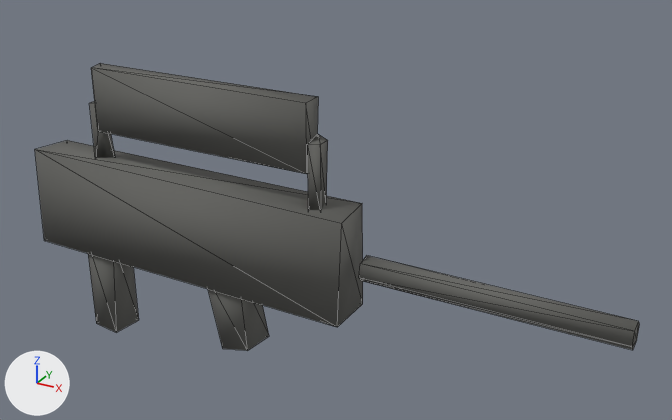
Two versions of the glTF model assets/models/weapons/weapon_rifle_fr.lod2.glb, one commit apart.
Both versions are drawn from a camera (50 mm lens) standing at (0.678, -0.913, 0.526) and looking at (0.155, 0.039, 0.05). Arrows for +X, +Y and +Z are at lower left; the lights stay in place. The first picture is the older version. Mesh edges are drawn as thin lines.
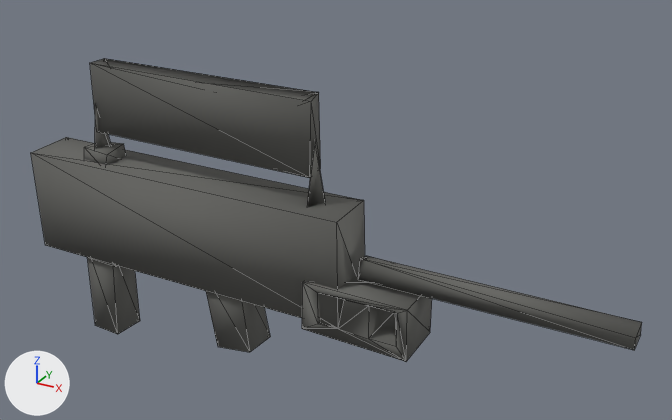
What changed in the scene script:
```text
Change me_mesh_0:
    used by ob_mesh_0; location = (0.0, 0.0, 0.0)
    verts and faces of me_mesh_0; kept vertices keep their numbers, new ones are numbered from 60
    remove me_mesh_0.from_pydata(...)  # 60 vertices, 92 faces; spans x -0.3..0.544, y -0.029..0.035, z -0.194..0.204
    add me_mesh_0.from_pydata(...)  # 94 vertices, 160 faces; spans x -0.297..0.547, y -0.038..0.038, z -0.197..0.21
    me_mesh_0 part 1: the loose piece of 11 vertices spanning x 0.216..0.544, y -0.015..0.015, z -0.015..0.015 is rebuilt with 8 vertices and now spans x 0.213..0.547, y -0.015..0.015, z -0.011..0.015
    me_mesh_0 part 2: the loose piece of 10 vertices spanning x -0.19..0.144, y -0.015..0.015, z 0.11..0.204 is rebuilt with 12 vertices and now spans x -0.19..0.15, y -0.014..0.015, z 0.11..0.21
    me_mesh_0 part 3: the loose piece of 8 vertices spanning x -0.3..0.2, y -0.029..0.035, z -0.075..0.075 is rebuilt with 34 vertices and now spans x -0.297..0.292, y -0.038..0.038, z -0.093..0.074
    me_mesh_0 part 4: the loose piece of 8 vertices spanning x -0.02..0.06, y -0.025..0.025, z -0.168..-0.037 is rebuilt with 8 vertices and now spans x -0.02..0.06, y -0.025..0.025, z -0.166..-0.034
    me_mesh_0 part 5: the loose piece of 8 vertices spanning x 0.14..0.16, y -0.015..0.015, z 0.066..0.16 is rebuilt with 4 vertices and now spans x 0.14..0.157, y -0.015..0.012, z 0.06..0.156
    me_mesh_0 part 6: the loose piece of 8 vertices spanning x -0.225..-0.175, y -0.025..0.025, z -0.194..-0.046 is rebuilt with 8 vertices and now spans x -0.225..-0.175, y -0.025..0.025, z -0.197..-0.053
    me_mesh_0 part 7: the loose piece of 7 vertices spanning x -0.2..-0.18, y -0.015..0.015, z 0.06..0.154 is rebuilt with 4 vertices and now spans x -0.2..-0.183, y -0.015..0.012, z 0.06..0.156
    me_mesh_0 part 8
    add verts[68] = (-0.213, -0.019, 0.064)
    add verts[69] = (-0.209, 0.023, 0.064)
    add verts[70] = (-0.171, -0.023, 0.064)
    add verts[71] = (-0.213, 0.019, 0.087)
    add verts[72] = (-0.167, 0.019, 0.064)
    add verts[73] = (-0.209, -0.019, 0.09)  # pixel (84, 147)
    add verts[74] = (-0.171, 0.019, 0.09)  # pixel (123, 143)
    add verts[75] = (-0.167, -0.019, 0.087)  # pixel (107, 154)
    add faces += [(68, 69, 70), (68, 71, 69), (69, 72, 70), (68, 73, 71), (68, 70, 73), (69, 71, 74)]
    add faces += [(69, 74, 72), (71, 73, 74), (70, 72, 75), (70, 75, 73), (72, 74, 75), (73, 75, 74)]
    other edits to the shape of me_mesh_0 do not show in these pictures
```

Pixel boxes [x1, y1, x2, y2] of what changed, in the pictures (672 x 420 px):
'Mesh_0', reshaped
    before: [35, 63, 640, 351]
    after: [31, 58, 642, 362]
part 1 of me_mesh_0, rebuilt
    before: [359, 256, 640, 350]
    after: [358, 256, 642, 350]
part 2 of me_mesh_0, rebuilt (8% taller)
    before: [91, 63, 318, 174]
    after: [90, 58, 321, 178]
part 3 of me_mesh_0, rebuilt (22% wider, 20% taller)
    before: [35, 140, 363, 327]
    after: [31, 137, 432, 362]
part 4 of me_mesh_0, rebuilt
    before: [208, 289, 269, 351]
    after: [206, 291, 270, 352]
part 5 of me_mesh_0, rebuilt
    before: [308, 134, 328, 210]
    after: [307, 142, 325, 208]
part 6 of me_mesh_0, rebuilt
    before: [88, 254, 139, 332]
    after: [87, 257, 140, 334]
part 7 of me_mesh_0, rebuilt
    before: [89, 101, 115, 158]
    after: [95, 102, 111, 149]
part 8 of me_mesh_0, added
    after: [84, 142, 126, 165]
